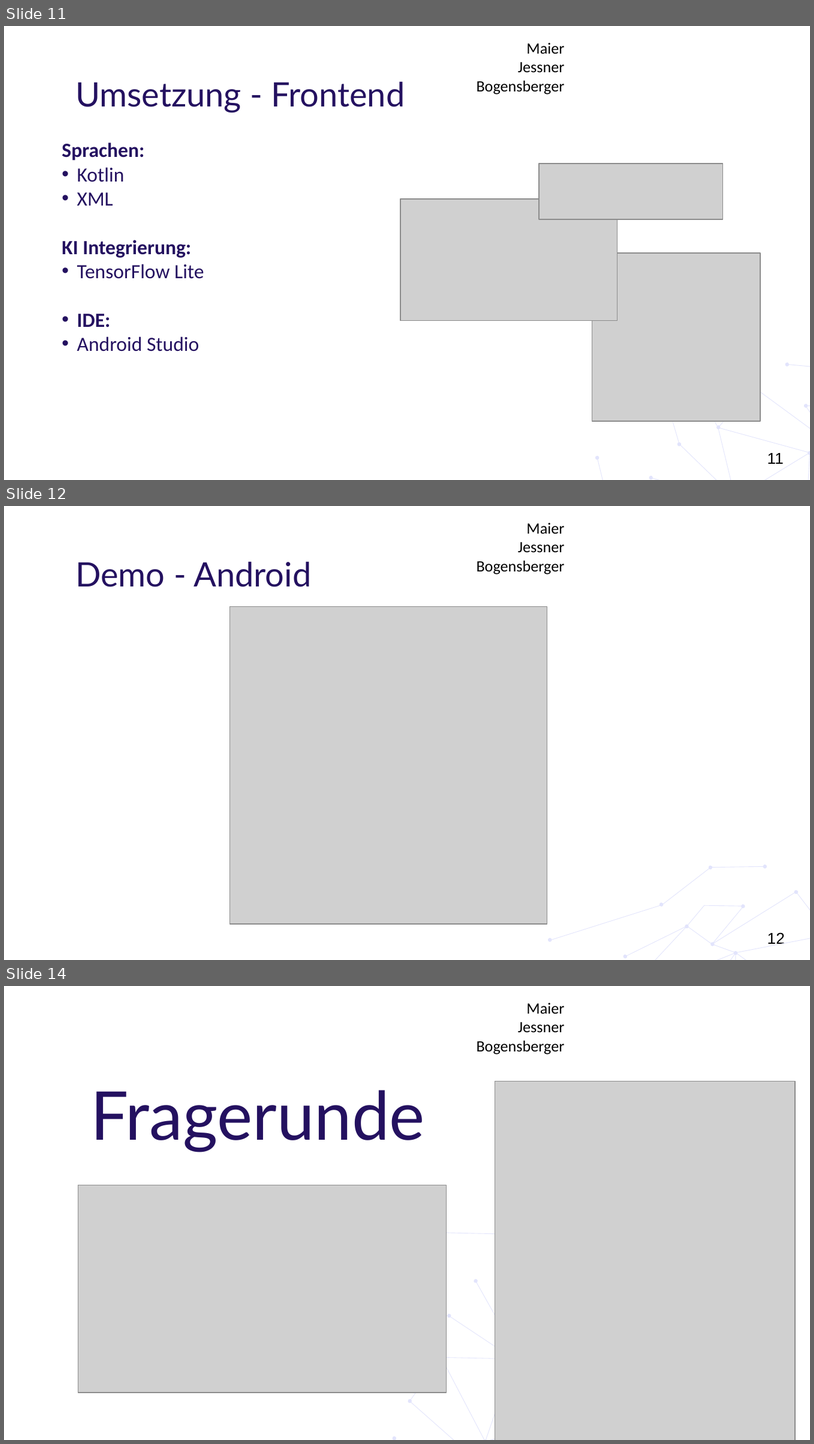
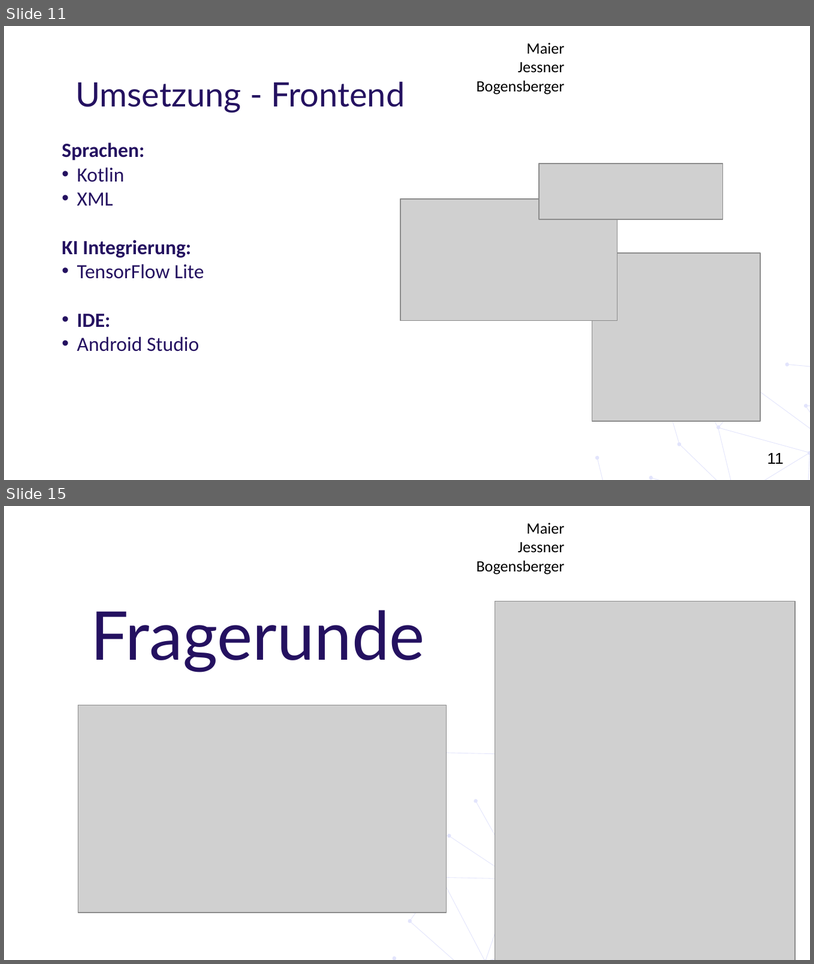
Before and after one commit to huthuthiddeli/DermaAI, a slide deck: documents/DA11_DermaAI_Präsentation2.pptx. Shown one above the other, each under a label of ours: slides 11, 12 and 14 before the commit, slides 11 and 15 after it; the slides between them are not shown. The pictures are 814x1444 and 814x964 pixels, drawn with LibreOffice and Linux fonts; fonts in the diff are those of the drawing; grey boxes stand for pictures; background and template pictures are left out. Boxes give left, top, right and bottom in pixels: in the first picture for what was removed or moved away, otherwise in the second. Text is boxed around its words. In the diff, an @@ line names an element or a change of style, - is before the commit and + after.

```diff
--- a/documents/DA11_DermaAI_Präsentation2.pptx
+++ b/documents/DA11_DermaAI_Präsentation2.pptx
@@ slide 12 removed at bbox=[4, 506, 810, 960], background #FFFFFF; not listed: 2 template elements that a slide beside it also shows @@
@@ title removed at bbox=[75, 561, 311, 587] @@
-Demo - Android
@@ picture removed at bbox=[230, 606, 547, 923] @@
@@ freeform shape removed at bbox=[548, 848, 767, 957] @@
@@ freeform shape removed at bbox=[600, 877, 810, 960] @@
@@ what was slide 14 is now slide 15 @@
```
Also in this commit, not shown: 4 slides changed, 2 slides added, 2 other files.
